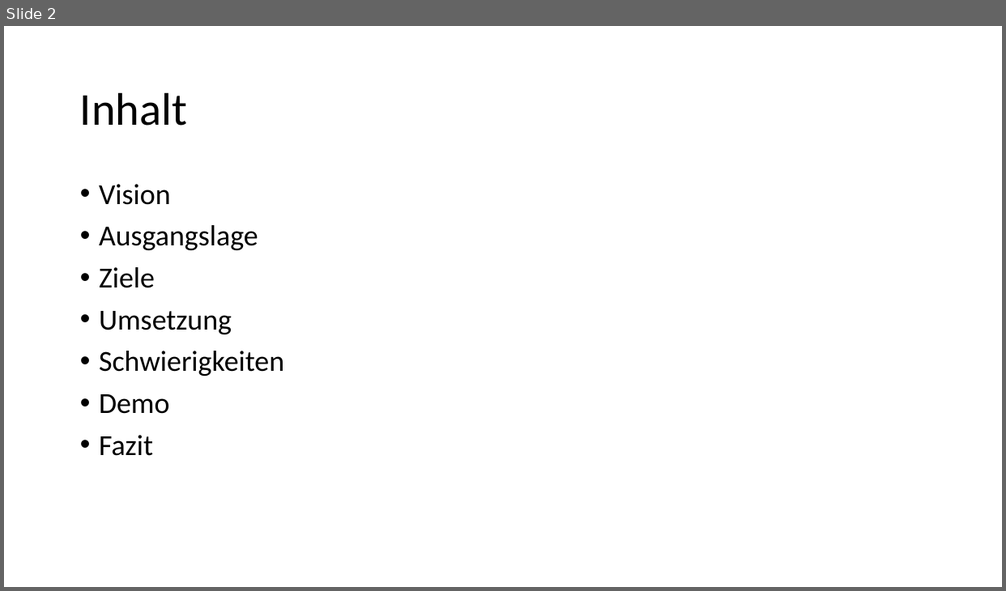
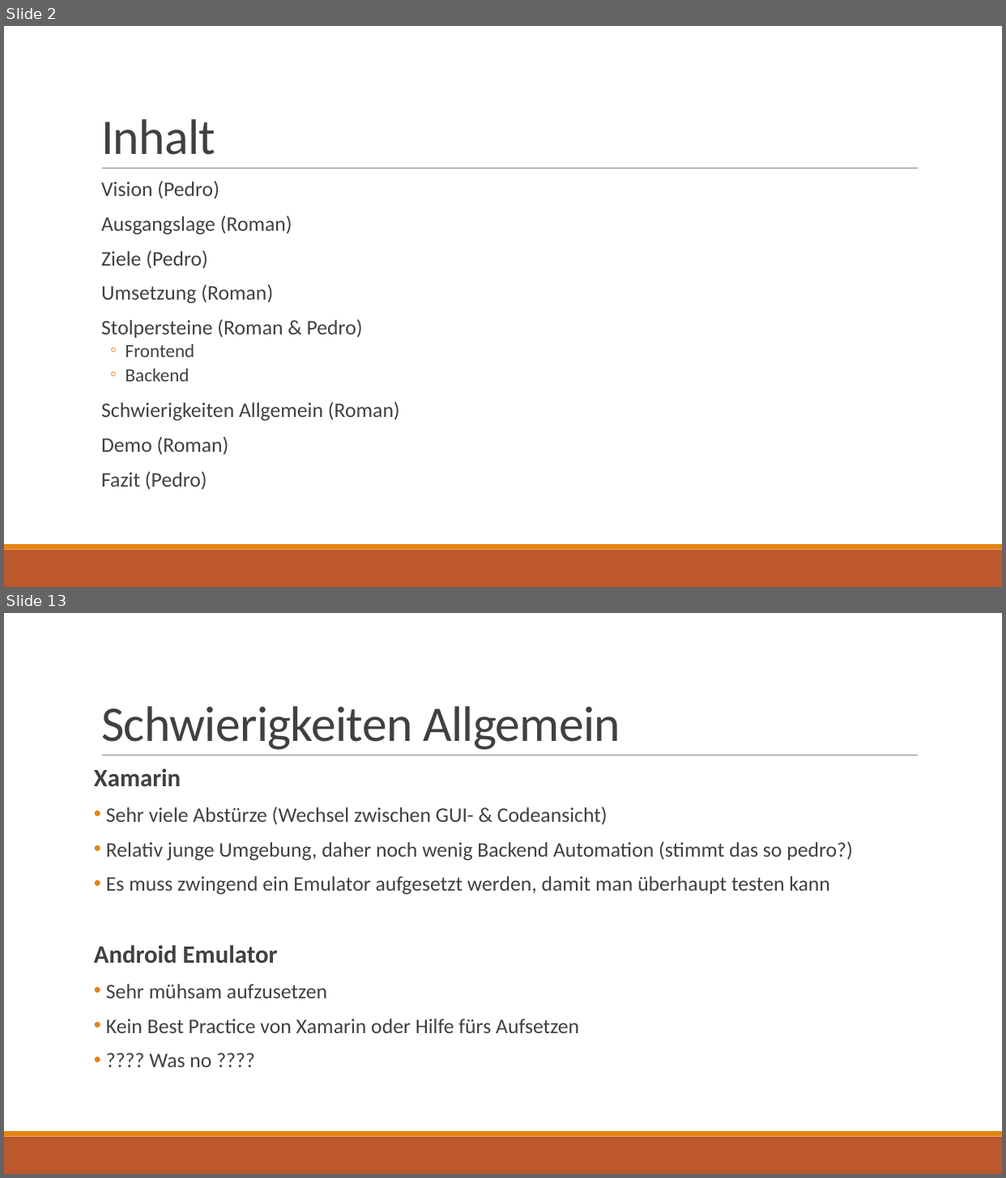
Before and after one commit to HolzbaumStudios/CookBook, a slide deck: Docs/Präsentation_Kochbuch.pptx. Shown one above the other, each under a label of ours: slide 2 before the commit, slides 2 and 13 after it; the slides between them are not shown. The pictures are 1006x591 and 1006x1178 pixels, drawn with LibreOffice and Linux fonts; fonts in the diff are those of the drawing. Boxes give left, top, right and bottom in pixels: in the first picture for what was removed or moved away, otherwise in the second. Text is boxed around its words. In the diff, an @@ line names an element or a change of style, - is before the commit and + after.

Commit message:
Praesentation
+ Teil Roman Präsi

```diff
--- a/Docs/Präsentation_Kochbuch.pptx
+++ b/Docs/Präsentation_Kochbuch.pptx
@@ slide 13 added at (4,613,1002,1174), background #FFFFFF; not listed: 3 template elements that a slide beside it also shows @@
@@ title added at (101,706,620,750), 48 pt, text #404040 @@
+Schwierigkeiten Allgemein
@@ text added at (94,769,853,1067), 20 pt, text #404040 @@
+Xamarin
+• Sehr viele Abstürze (Wechsel zwischen GUI- & Codeansicht)
+• Relativ junge Umgebung, daher noch wenig Backend Automation (stimmt das so pedro?)
+• Es muss zwingend ein Emulator aufgesetzt werden, damit man überhaupt testen kann
+Android Emulator
+• Sehr mühsam aufzusetzen
+• Kein Best Practice von Xamarin oder Hilfe fürs Aufsetzen
+• ???? Was no ????
@@ slide 2 changed as well @@
@@ title "Inhalt": place and size @@
-title "Inhalt" at (80,92,187,126)
+title "Inhalt" at (101,119,215,155)
@@ title "Inhalt" at (101,119,215,155): size 44 to 48 pt, text colour #000000 to #404040, letter spacing 0 to -0.5 pt; line spacing 0.9 to 0.85; vertical alignment middle to bottom @@
@@ line added from (102, 169) to (918, 169), #808080 0.5 pt @@
@@ text at (101,181,400,490): text changed; size 28 to 20 pt; text colour #000000 to #404040 @@
-• Vision
-• Ausgangslage
-• Ziele
-• Umsetzung
-• Schwierigkeiten
-• Demo
-• Fazit
+  Vision (Pedro)
+  Ausgangslage (Roman)
+  Ziele (Pedro)
+  Umsetzung (Roman)
+  Stolpersteine (Roman & Pedro)
+  ◦ Frontend
+  ◦ Backend
+  Schwierigkeiten Allgemein (Roman)
+  Demo (Roman)
+  Fazit (Pedro)
@@ rectangle added at (4,550,1002,587), fill #BD582C @@
@@ rectangle added at (4,544,1002,550), fill #E48312 @@
```
Also in this commit, not shown: 1 other slide changed, 12 other slides added, 2 other files.
